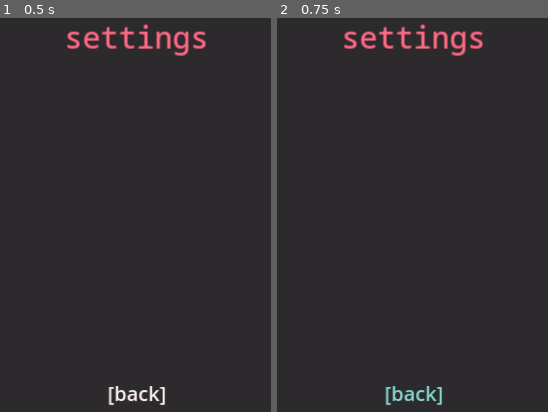
Above: before the commit, frames 1-2 (left to right).
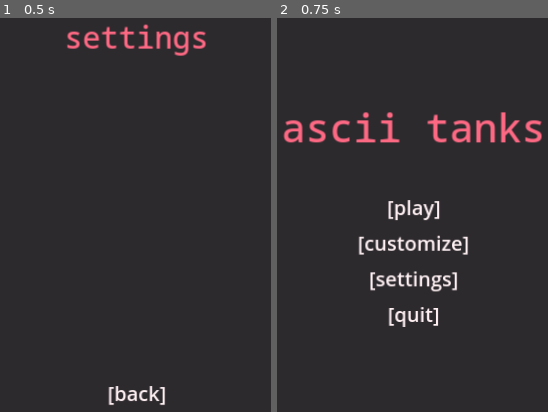
Above: after the commit, the same moments.

Repository: 4efk/new-mp-game
Game: Godot game, scene res://Menu/main_menu.tscn
Same seed, same stepped clock (60 frames per second), same inputs: the game is played once before the commit and once after it.
Inputs:
- Up to frame 1 (0.5 s): no input
- Up to frame 2 (0.75 s): click "[back]" at 0.5 s

Frame 1 is identical in both runs. In frame 2, 6.9% of the frame differs, in the area x 2-98%, y 1-99%.

Commit message:
more stuff

Diff:
--- a/src/Menu/main_menu.gd
+++ b/src/Menu/main_menu.gd
@@ -21,6 +21,8 @@
 @onready var customize_ui: Control = $UI/Customize
 @onready var customize_ui_player: CharacterBody2D = $CustomizeUIPlayer
 @onready var customize_ui_custom_letter_lineedit: LineEdit = $UI/Customize/VBoxContainer/HBoxContainer/CustomLetter
+
+@onready var settings_ui: Control = $UI/Settings
 
 @onready var menu_music_player: AudioStreamPlayer = $MenuMusic
 
@@ -114,7 +116,8 @@
 	main_menu.hide()
 	customize_ui.show()
 func _on_settings_button_pressed() -> void:
-	pass # Replace with function body.
+	main_menu.hide()
+	settings_ui.show()
 func _on_quit_button_pressed() -> void:
 	get_tree().quit()
 
@@ -175,6 +178,11 @@
 	customize_ui.hide()
 	main_menu.show()
 
+# settings
+func _on_settings_back_button_pressed() -> void:
+	settings_ui.hide()
+	main_menu.show()
+
 # popups stuff
 func show_popup(msg):
 	get_node("UI/Popups/Popup1").show()
--- a/src/Menu/main_menu.tscn
+++ b/src/Menu/main_menu.tscn
@@ -468,7 +468,7 @@
 size_flags_vertical = 3
 alignment = 1
 
-[node name="QuitButton" type="Button" parent="UI/Settings/VBoxContainer"]
+[node name="SettingsBackButton" type="Button" parent="UI/Settings/VBoxContainer"]
 custom_minimum_size = Vector2(0, 150)
 layout_mode = 2
 size_flags_horizontal = 4
@@ -979,6 +979,7 @@
 [connection signal="pressed" from="UI/Customize/VBoxContainer/HBoxContainer/ChooseColorButton" to="." method="_on_choose_color_button_pressed"]
 [connection signal="text_changed" from="UI/Customize/VBoxContainer/HBoxContainer/CustomLetter" to="." method="_on_custom_letter_text_changed"]
 [connection signal="pressed" from="UI/Customize/VBoxContainer/HBoxContainer2/CBackButton" to="." method="_on_c_back_button_pressed"]
+[connection signal="pressed" from="UI/Settings/VBoxContainer/SettingsBackButton" to="." method="_on_settings_back_button_pressed"]
 [connection signal="pressed" from="UI/Popups/Popup1/VBoxContainer/PopupCloseButton" to="." method="_on_popup_close_button_pressed"]
 [connection signal="timeout" from="LobbyPlayersGrid/Player/MoveTimer" to="LobbyPlayersGrid/Player" method="_on_move_timer_timeout"]
 [connection signal="timeout" from="LobbyPlayersGrid/Player2/MoveTimer" to="LobbyPlayersGrid/Player2" method="_on_move_timer_timeout"]
--- a/src/project.godot
+++ b/src/project.godot
@@ -61,7 +61,8 @@
 }
 toggle_fullscreen={
 "deadzone": 0.5,
-"events": []
+"events": [Object(InputEventKey,"resource_local_to_scene":false,"resource_name":"","device":-1,"window_id":0,"alt_pressed":false,"shift_pressed":false,"ctrl_pressed":false,"meta_pressed":false,"pressed":false,"keycode":0,"physical_keycode":4194342,"key_label":0,"unicode":0,"location":0,"echo":false,"script":null)
+]
 }
 
 [rendering]
